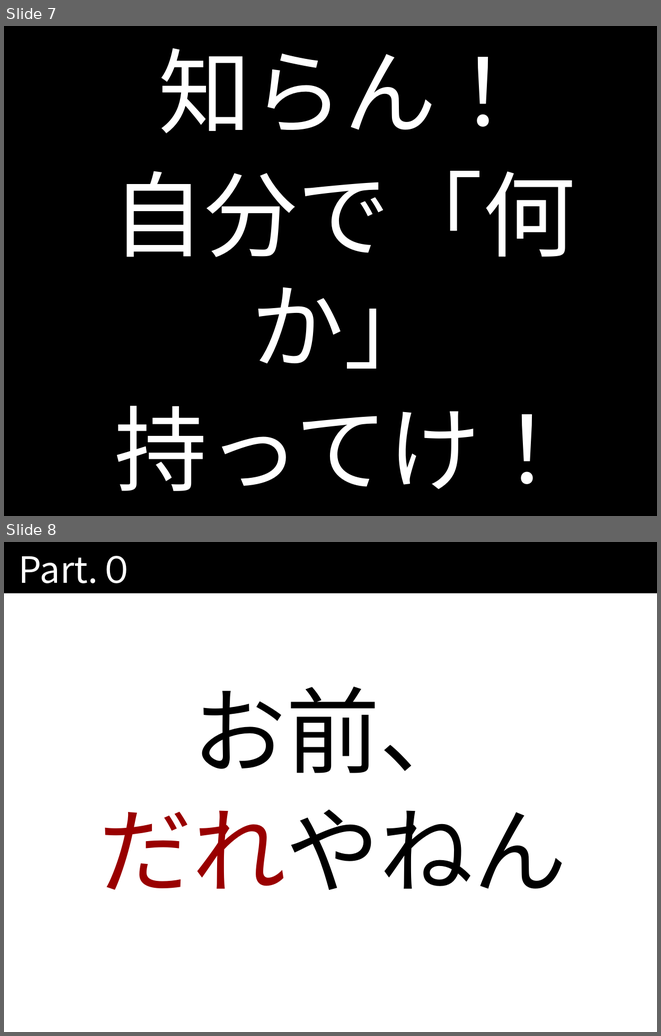
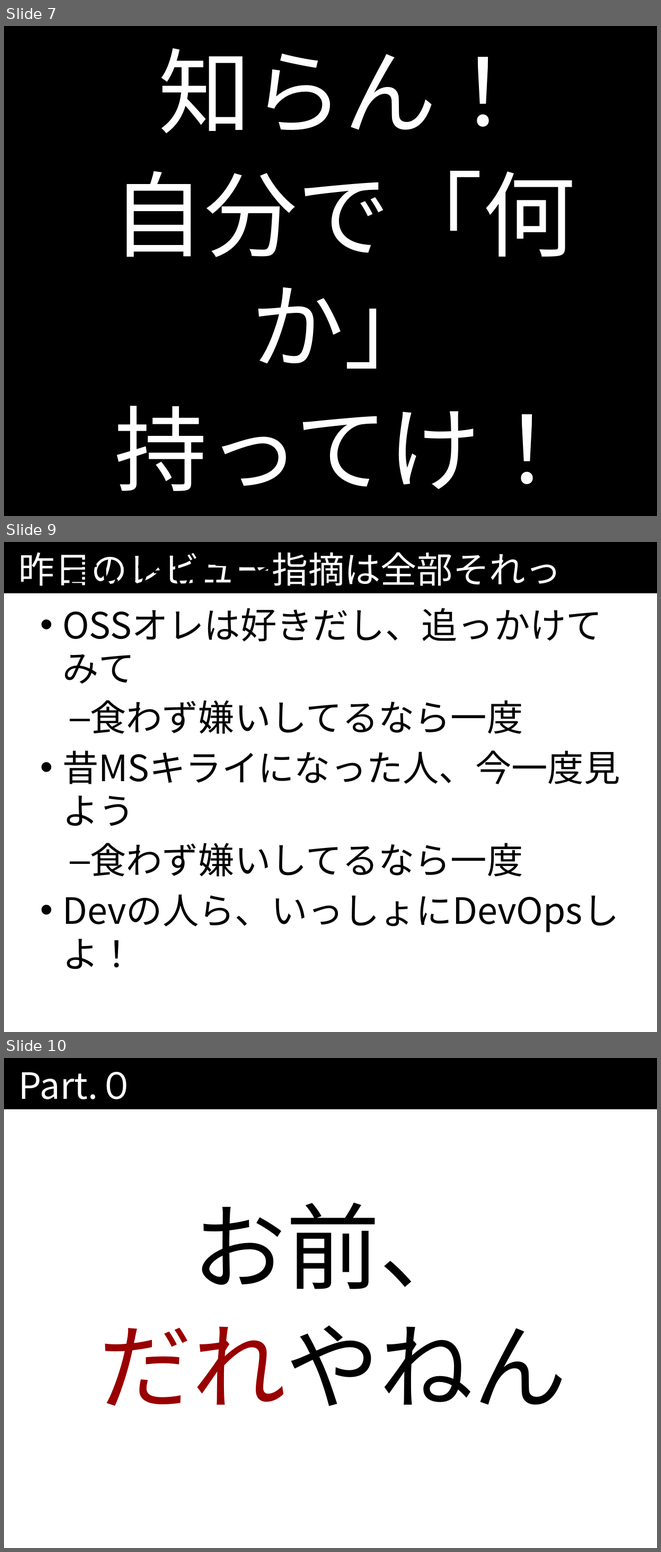
Before and after one commit to kazuhito-m/kazuhito-m.github.io, a slide deck: _drafts/comcamp2016.odp. Shown one above the other, each under a label of ours: slides 7 and 8 before the commit, slides 7, 9 and 10 after it; the slides between them are not shown. The pictures are 661x1036 and 661x1552 pixels, drawn with LibreOffice and Linux fonts; fonts in the diff are those of the drawing. Boxes give left, top, right and bottom in pixels: in the first picture for what was removed or moved away, otherwise in the second. Text is boxed around its words. In the diff, an @@ line names an element or a change of style, - is before the commit and + after.

Commit message:
最初のほうに伝えたいこと足した。

```diff
--- a/_drafts/comcamp2016.odp
+++ b/_drafts/comcamp2016.odp
@@ slide 9 added at (x1=4, y1=542, x2=657, y2=1032), background #FFFFFF; not listed: 1 template element that a slide beside it also shows @@
@@ title added at (x1=19, y1=552, x2=562, y2=586), 44 pt, text #FFFFFF @@
+昨日のレビュー指摘は全部それっ
@@ text added at (x1=62, y1=552, x2=620, y2=932), 44 pt, text #000000 @@
+言いたいこと
+• OSSオレは好きだし、追っかけてみて
+  – 食わず嫌いしてるなら一度
+• 昔MSキライになった人、今一度見よう
+  – 食わず嫌いしてるなら一度
+• Devの人ら、いっしょにDevOpsしよ！
@@ what was slide 8 is now slide 10 @@
```
Also in this commit, not shown: 1 slide changed, 1 other slide added.
